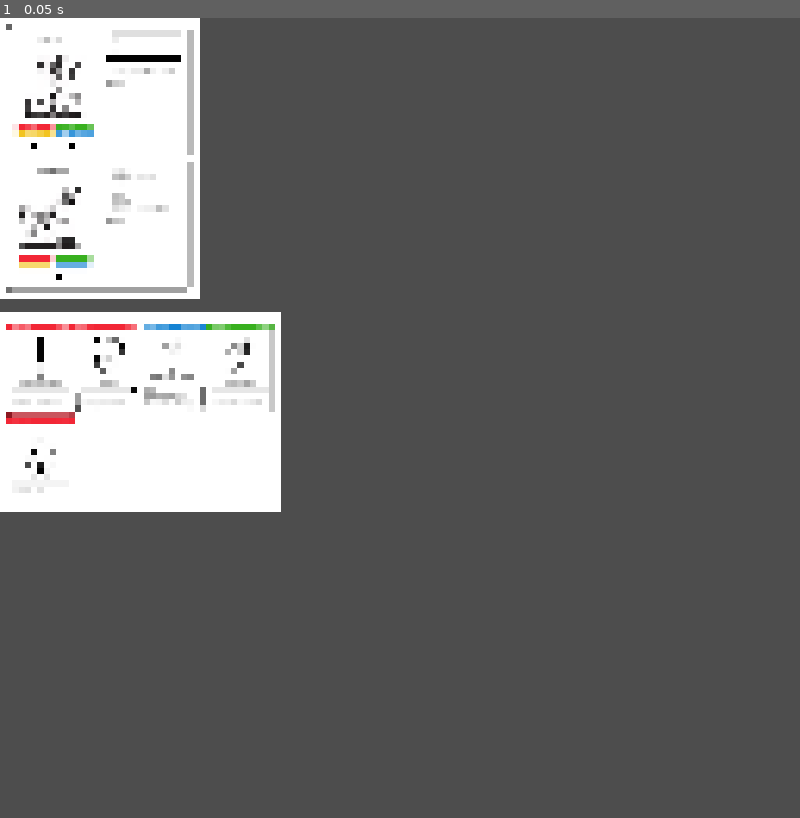
Above: before the commit, frame 1.
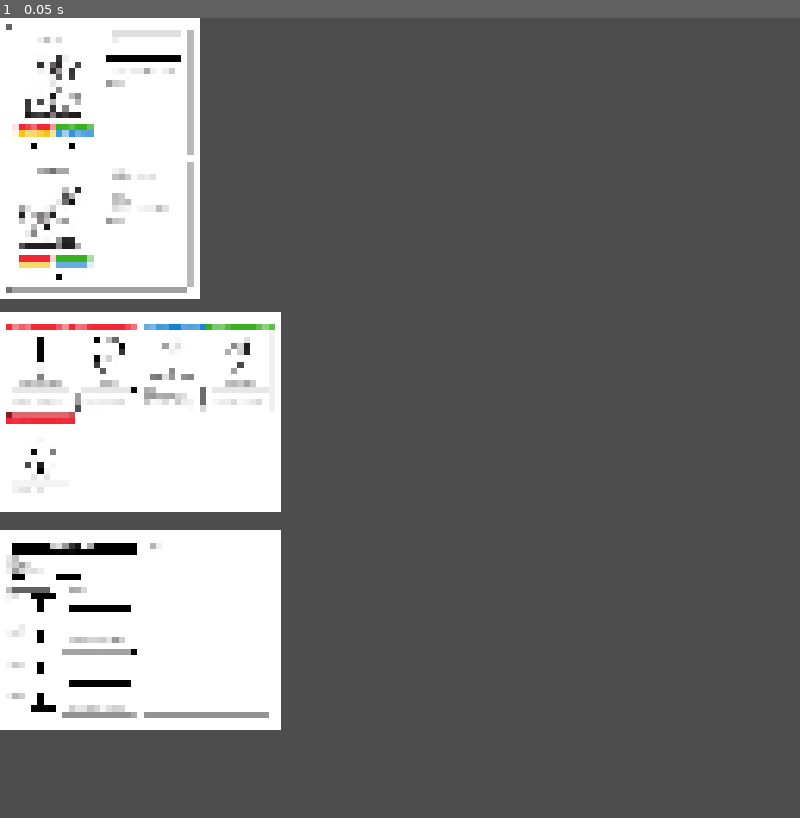
Above: after the commit, the same moment.

Repository: Paraldos/rpg-cards
Game: Godot game, scene res://content.tscn
Two runs of this game, one before a commit and one after it. Both use one fixed random seed, a clock stepped at 60 frames per second and the inputs below. This scene is started directly instead of the project's main scene.
Inputs:
- Up to frame 1 (0.05 s): no input

The runs differ from the first frame. In frame 1, 8.8% of the frame differs, in the area x 0-36%, y 39-89%.

Commit message:
updated rpg card

Diff:
--- /dev/null
+++ b/alt_character_sheet/alt_character_sheet.tscn
@@ -0,0 +1,207 @@
+[gd_scene format=3 uid="uid://bek6jl200uatt"]
+
+[ext_resource type="Theme" uid="uid://boyufawc1em0m" path="res://base_theme.tres" id="1_iflrd"]
+[ext_resource type="Script" uid="uid://bsk1r3o6d13p7" path="res://a4/a_4_page.gd" id="1_w25sm"]
+[ext_resource type="FontFile" uid="uid://b7iv3pvru7f5b" path="res://Bangers-Regular.ttf" id="3_1brag"]
+[ext_resource type="PackedScene" uid="uid://b0a8c2vk8db0b" path="res://alt_character_sheet/info_line.tscn" id="3_pdhkf"]
+[ext_resource type="PackedScene" uid="uid://cjla8rd15tkw4" path="res://alt_character_sheet/info_line_2.tscn" id="5_b634a"]
+[ext_resource type="PackedScene" uid="uid://degwdb6eeyw5l" path="res://alt_character_sheet/merkmal.tscn" id="5_twcs2"]
+[ext_resource type="PackedScene" uid="uid://bh1818ohxvxd5" path="res://alt_character_sheet/skills.tscn" id="6_1brag"]
+
+[sub_resource type="StyleBoxFlat" id="StyleBoxFlat_6q4qt"]
+content_margin_top = 5.0
+content_margin_bottom = 5.0
+bg_color = Color(0, 0, 0, 1)
+
+[node name="A4Page" type="ColorRect" unique_id=595310726]
+custom_minimum_size = Vector2(1754, 1240)
+custom_maximum_size = Vector2(1754, 1240)
+offset_right = 1754.0
+offset_bottom = 1240.0
+theme = ExtResource("1_iflrd")
+script = ExtResource("1_w25sm")
+metadata/_custom_type_script = "uid://bsk1r3o6d13p7"
+
+[node name="MarginContainer" type="MarginContainer" parent="." unique_id=2122189714]
+layout_mode = 1
+anchors_preset = 15
+anchor_right = 1.0
+anchor_bottom = 1.0
+grow_horizontal = 2
+grow_vertical = 2
+size_flags_horizontal = 3
+theme_override_constants/margin_left = 60
+theme_override_constants/margin_top = 90
+theme_override_constants/margin_right = 60
+theme_override_constants/margin_bottom = 90
+
+[node name="HBoxContainer" type="HBoxContainer" parent="MarginContainer" unique_id=19390451]
+layout_mode = 2
+theme_override_constants/separation = 50
+
+[node name="CharacterSheet" type="VBoxContainer" parent="MarginContainer/HBoxContainer" unique_id=1452230347]
+layout_mode = 2
+size_flags_horizontal = 3
+theme_override_constants/separation = 0
+
+[node name="Label" type="Label" parent="MarginContainer/HBoxContainer/CharacterSheet" unique_id=206705136]
+layout_mode = 2
+theme_override_colors/font_color = Color(1, 1, 1, 1)
+theme_override_fonts/font = ExtResource("3_1brag")
+theme_override_font_sizes/font_size = 60
+theme_override_styles/normal = SubResource("StyleBoxFlat_6q4qt")
+text = "Bold Legends"
+horizontal_alignment = 1
+
+[node name="InfoLine" parent="MarginContainer/HBoxContainer/CharacterSheet" unique_id=1234288085 instance=ExtResource("3_pdhkf")]
+custom_minimum_size = Vector2(0, 40)
+layout_mode = 2
+label_txt = "Name:"
+
+[node name="InfoLine3" parent="MarginContainer/HBoxContainer/CharacterSheet" unique_id=1485036062 instance=ExtResource("3_pdhkf")]
+custom_minimum_size = Vector2(0, 40)
+layout_mode = 2
+label_txt = "Beschreibung:"
+
+[node name="InfoLine2" parent="MarginContainer/HBoxContainer/CharacterSheet" unique_id=769292550 instance=ExtResource("3_pdhkf")]
+custom_minimum_size = Vector2(0, 40)
+layout_mode = 2
+label_txt = "Schwächen / Traumas:"
+
+[node name="Control" type="Control" parent="MarginContainer/HBoxContainer/CharacterSheet" unique_id=810669519]
+custom_minimum_size = Vector2(0, 20)
+layout_mode = 2
+
+[node name="HBoxContainer2" type="HBoxContainer" parent="MarginContainer/HBoxContainer/CharacterSheet" unique_id=1257467633]
+layout_mode = 2
+
+[node name="Merkmal" parent="MarginContainer/HBoxContainer/CharacterSheet/HBoxContainer2" unique_id=1290268202 instance=ExtResource("5_twcs2")]
+custom_minimum_size = Vector2(0, 40)
+layout_mode = 2
+size_flags_horizontal = 1
+label_txt = "LP"
+
+[node name="Control" type="Control" parent="MarginContainer/HBoxContainer/CharacterSheet/HBoxContainer2" unique_id=1912682290]
+layout_mode = 2
+size_flags_horizontal = 3
+
+[node name="Merkmal2" parent="MarginContainer/HBoxContainer/CharacterSheet/HBoxContainer2" unique_id=52918446 instance=ExtResource("5_twcs2")]
+custom_minimum_size = Vector2(0, 40)
+layout_mode = 2
+size_flags_horizontal = 1
+alignment = 1
+label_txt = "AP"
+amount = 6
+
+[node name="Control2" type="Control" parent="MarginContainer/HBoxContainer/CharacterSheet/HBoxContainer2" unique_id=850408711]
+layout_mode = 2
+size_flags_horizontal = 3
+
+[node name="InfoLine" parent="MarginContainer/HBoxContainer/CharacterSheet/HBoxContainer2" unique_id=91941032 instance=ExtResource("3_pdhkf")]
+custom_minimum_size = Vector2(0, 40)
+layout_mode = 2
+size_flags_stretch_ratio = 3.0
+label_txt = "EP"
+
+[node name="Control2" type="Control" parent="MarginContainer/HBoxContainer/CharacterSheet" unique_id=1611348966]
+custom_minimum_size = Vector2(0, 20)
+layout_mode = 2
+
+[node name="HBoxContainer" type="HBoxContainer" parent="MarginContainer/HBoxContainer/CharacterSheet" unique_id=2058192913]
+layout_mode = 2
+size_flags_vertical = 3
+
+[node name="Skills" parent="MarginContainer/HBoxContainer/CharacterSheet/HBoxContainer" unique_id=853970224 instance=ExtResource("6_1brag")]
+layout_mode = 2
+skills = Array[String](["Bildung", "Charme", "Diebstahl", "Fahren", "Fernkampf", "Gassenwissen", "Geschick", "Kraft", "Medizin", "Willenskraft", "Nahkampf", "Spürsinn", "Überleben", "Schleichen"])
+
+[node name="VSeparator" type="VSeparator" parent="MarginContainer/HBoxContainer/CharacterSheet/HBoxContainer" unique_id=373824847]
+layout_mode = 2
+
+[node name="VBoxContainer4" type="VBoxContainer" parent="MarginContainer/HBoxContainer/CharacterSheet/HBoxContainer" unique_id=361625384]
+layout_mode = 2
+size_flags_horizontal = 3
+
+[node name="VBoxContainer2" type="PanelContainer" parent="MarginContainer/HBoxContainer/CharacterSheet/HBoxContainer/VBoxContainer4" unique_id=540473417]
+layout_mode = 2
+size_flags_horizontal = 3
+size_flags_vertical = 3
+
+[node name="VBoxContainer" type="VBoxContainer" parent="MarginContainer/HBoxContainer/CharacterSheet/HBoxContainer/VBoxContainer4/VBoxContainer2" unique_id=1866945507]
+layout_mode = 2
+
+[node name="Label" type="Label" parent="MarginContainer/HBoxContainer/CharacterSheet/HBoxContainer/VBoxContainer4/VBoxContainer2/VBoxContainer" unique_id=1247020183]
+layout_mode = 2
+text = "Aspekte (+2W)"
+uppercase = true
+
+[node name="InfoLine2" parent="MarginContainer/HBoxContainer/CharacterSheet/HBoxContainer/VBoxContainer4/VBoxContainer2/VBoxContainer" unique_id=370259719 instance=ExtResource("5_b634a")]
+layout_mode = 2
+size_flags_vertical = 3
+
+[node name="InfoLine3" parent="MarginContainer/HBoxContainer/CharacterSheet/HBoxContainer/VBoxContainer4/VBoxContainer2/VBoxContainer" unique_id=1809020228 instance=ExtResource("5_b634a")]
+layout_mode = 2
+
+[node name="InfoLine6" parent="MarginContainer/HBoxContainer/CharacterSheet/HBoxContainer/VBoxContainer4/VBoxContainer2/VBoxContainer" unique_id=2115137864 instance=ExtResource("5_b634a")]
+layout_mode = 2
+
+[node name="InfoLine5" parent="MarginContainer/HBoxContainer/CharacterSheet/HBoxContainer/VBoxContainer4/VBoxContainer2/VBoxContainer" unique_id=2135550987 instance=ExtResource("5_b634a")]
+layout_mode = 2
+
+[node name="InfoLine4" parent="MarginContainer/HBoxContainer/CharacterSheet/HBoxContainer/VBoxContainer4/VBoxContainer2/VBoxContainer" unique_id=551163344 instance=ExtResource("5_b634a")]
+layout_mode = 2
+
+[node name="Label15" type="Label" parent="MarginContainer/HBoxContainer/CharacterSheet/HBoxContainer/VBoxContainer4/VBoxContainer2/VBoxContainer" unique_id=860451361]
+layout_mode = 2
+theme_override_font_sizes/font_size = 12
+text = "Aspekte beschreiben besondere Fähigkeiten oder Fachgebiete, etwa Archäologe oder Fliegerass. Sie können aber auch übernatürliche Kräfte wie Superstärke oder Telepathie verkörpern."
+autowrap_mode = 3
+
+[node name="VBoxContainer3" type="PanelContainer" parent="MarginContainer/HBoxContainer/CharacterSheet/HBoxContainer/VBoxContainer4" unique_id=1261824447]
+layout_mode = 2
+size_flags_horizontal = 3
+size_flags_vertical = 3
+
+[node name="VBoxContainer" type="VBoxContainer" parent="MarginContainer/HBoxContainer/CharacterSheet/HBoxContainer/VBoxContainer4/VBoxContainer3" unique_id=577186436]
+layout_mode = 2
+
+[node name="Label" type="Label" parent="MarginContainer/HBoxContainer/CharacterSheet/HBoxContainer/VBoxContainer4/VBoxContainer3/VBoxContainer" unique_id=125153503]
+layout_mode = 2
+text = "Ressourcen (+2W)"
+uppercase = true
+
+[node name="InfoLine2" parent="MarginContainer/HBoxContainer/CharacterSheet/HBoxContainer/VBoxContainer4/VBoxContainer3/VBoxContainer" unique_id=1889552193 instance=ExtResource("5_b634a")]
+layout_mode = 2
+size_flags_vertical = 3
+
+[node name="InfoLine3" parent="MarginContainer/HBoxContainer/CharacterSheet/HBoxContainer/VBoxContainer4/VBoxContainer3/VBoxContainer" unique_id=1376750874 instance=ExtResource("5_b634a")]
+layout_mode = 2
+
+[node name="InfoLine5" parent="MarginContainer/HBoxContainer/CharacterSheet/HBoxContainer/VBoxContainer4/VBoxContainer3/VBoxContainer" unique_id=2060785517 instance=ExtResource("5_b634a")]
+layout_mode = 2
+
+[node name="InfoLine6" parent="MarginContainer/HBoxContainer/CharacterSheet/HBoxContainer/VBoxContainer4/VBoxContainer3/VBoxContainer" unique_id=468655216 instance=ExtResource("5_b634a")]
+layout_mode = 2
+
+[node name="InfoLine4" parent="MarginContainer/HBoxContainer/CharacterSheet/HBoxContainer/VBoxContainer4/VBoxContainer3/VBoxContainer" unique_id=515801606 instance=ExtResource("5_b634a")]
+layout_mode = 2
+
+[node name="Label16" type="Label" parent="MarginContainer/HBoxContainer/CharacterSheet/HBoxContainer/VBoxContainer4/VBoxContainer3/VBoxContainer" unique_id=1526284761]
+layout_mode = 2
+theme_override_font_sizes/font_size = 12
+text = "Ressourcen sind markante Gegenstände, Kontakte oder andere Mittel, auf die dein Held dauerhaft Zugriff hat, etwa eine Tommy Gun, Dynamit, Kontakte zur Polizei oder ein gewaltiges Vermögen."
+autowrap_mode = 3
+
+[node name="Control" type="PanelContainer" parent="MarginContainer/HBoxContainer" unique_id=1888395777]
+layout_mode = 2
+size_flags_horizontal = 3
+size_flags_vertical = 3
+
+[node name="VBoxContainer" type="VBoxContainer" parent="MarginContainer/HBoxContainer/Control" unique_id=114267985]
+layout_mode = 2
+
+[node name="Label" type="Label" parent="MarginContainer/HBoxContainer/Control/VBoxContainer" unique_id=1084750000]
+layout_mode = 2
+size_flags_vertical = 3
+text = "Notizen"
+uppercase = true
--- /dev/null
+++ b/alt_character_sheet/attribut.gd
@@ -0,0 +1,16 @@
+@tool
+extends HBoxContainer
+
+@onready var label: Label = $Label
+@export var label_txt: String = "":
+	set(value):
+		label_txt = value
+		_update()
+
+func _ready() -> void:
+	_update()
+
+func _update() -> void:
+	if not is_node_ready():
+		return
+	label.text = label_txt
--- /dev/null
+++ b/alt_character_sheet/attribut.tscn
@@ -0,0 +1,51 @@
+[gd_scene format=3 uid="uid://cqmftbh5uj3r1"]
+
+[ext_resource type="Theme" uid="uid://boyufawc1em0m" path="res://base_theme.tres" id="1_wq4he"]
+[ext_resource type="Script" uid="uid://c3qu2kd7i063t" path="res://alt_character_sheet/attribut.gd" id="2_042ph"]
+[ext_resource type="PackedScene" uid="uid://cv7xs5vsfjgv1" path="res://alt_character_sheet/box.tscn" id="3_yg3wv"]
+
+[node name="Attribut" type="HBoxContainer" unique_id=412544864]
+size_flags_horizontal = 3
+size_flags_vertical = 3
+theme = ExtResource("1_wq4he")
+theme_override_constants/separation = 15
+script = ExtResource("2_042ph")
+
+[node name="Label" type="Label" parent="." unique_id=341772332]
+layout_mode = 2
+size_flags_horizontal = 3
+theme_override_font_sizes/font_size = 16
+
+[node name="VBoxContainer3" type="VBoxContainer" parent="." unique_id=1019825403]
+modulate = Color(0, 0, 0, 1)
+layout_mode = 2
+theme_override_constants/separation = -18
+
+[node name="HBoxContainer" type="GridContainer" parent="VBoxContainer3" unique_id=1944327150]
+layout_mode = 2
+theme_override_constants/h_separation = 2
+theme_override_constants/v_separation = 2
+columns = 9
+
+[node name="CenterContainer" parent="VBoxContainer3/HBoxContainer" unique_id=1351700141 instance=ExtResource("3_yg3wv")]
+layout_mode = 2
+on = true
+
+[node name="CenterContainer5" parent="VBoxContainer3/HBoxContainer" unique_id=1147412953 instance=ExtResource("3_yg3wv")]
+layout_mode = 2
+
+[node name="CenterContainer6" parent="VBoxContainer3/HBoxContainer" unique_id=348879929 instance=ExtResource("3_yg3wv")]
+layout_mode = 2
+
+[node name="Control" type="Control" parent="VBoxContainer3/HBoxContainer" unique_id=1531911209]
+custom_minimum_size = Vector2(5, 0)
+layout_mode = 2
+
+[node name="CenterContainer7" parent="VBoxContainer3/HBoxContainer" unique_id=1478666816 instance=ExtResource("3_yg3wv")]
+layout_mode = 2
+
+[node name="CenterContainer8" parent="VBoxContainer3/HBoxContainer" unique_id=473702614 instance=ExtResource("3_yg3wv")]
+layout_mode = 2
+
+[node name="CenterContainer2" parent="VBoxContainer3/HBoxContainer" unique_id=440422810 instance=ExtResource("3_yg3wv")]
+layout_mode = 2
--- /dev/null
+++ b/alt_character_sheet/box.gd
@@ -0,0 +1,16 @@
+@tool
+extends PanelContainer
+
+@onready var center: ColorRect = $Center
+@export var on := false:
+	set(value):
+		on = value
+		_update()
+
+func _ready() -> void:
+	_update()
+
+func _update() -> void:
+	if not is_node_ready():
+		return
+	center.visible = on
--- /dev/null
+++ b/alt_character_sheet/box.tscn
@@ -0,0 +1,22 @@
+[gd_scene format=3 uid="uid://cv7xs5vsfjgv1"]
+
+[ext_resource type="Script" uid="uid://bwbipep58lon6" path="res://alt_character_sheet/box.gd" id="1_q44wb"]
+
+[sub_resource type="StyleBoxFlat" id="StyleBoxFlat_0kc5u"]
+bg_color = Color(1, 1, 1, 0)
+border_width_left = 2
+border_width_top = 2
+border_width_right = 2
+border_width_bottom = 2
+border_color = Color(1, 1, 1, 1)
+
+[node name="Box" type="PanelContainer" unique_id=1147412953]
+custom_minimum_size = Vector2(24, 24)
+offset_right = 24.0
+offset_bottom = 24.0
+theme_override_styles/panel = SubResource("StyleBoxFlat_0kc5u")
+script = ExtResource("1_q44wb")
+
+[node name="Center" type="ColorRect" parent="." unique_id=1179695743]
+visible = false
+layout_mode = 2
--- /dev/null
+++ b/alt_character_sheet/info_line.gd
@@ -0,0 +1,17 @@
+@tool
+extends HBoxContainer
+
+@onready var info_name: Label = %InfoName
+
+@export var label_txt: String = "":
+	set(value):
+		label_txt = value
+		_update()
+
+func _ready() -> void:
+	_update()
+
+func _update() -> void:
+	if not is_node_ready():
+		return
+	info_name.text = label_txt
--- /dev/null
+++ b/alt_character_sheet/info_line.tscn
@@ -0,0 +1,30 @@
+[gd_scene format=3 uid="uid://b0a8c2vk8db0b"]
+
+[ext_resource type="Script" uid="uid://bhe210gf4eri1" path="res://alt_character_sheet/info_line.gd" id="1_qat74"]
+
+[sub_resource type="StyleBoxFlat" id="StyleBoxFlat_0kc5u"]
+bg_color = Color(1, 1, 1, 0)
+border_width_bottom = 2
+border_color = Color(0, 0, 0, 1)
+
+[node name="InfoLine" type="HBoxContainer" unique_id=1234288085]
+offset_right = 1027.0
+offset_bottom = 128.0
+size_flags_horizontal = 3
+alignment = 2
+script = ExtResource("1_qat74")
+
+[node name="InfoName" type="Label" parent="." unique_id=1100507296]
+unique_name_in_owner = true
+layout_mode = 2
+size_flags_vertical = 1
+vertical_alignment = 2
+
+[node name="Underscore" type="Label" parent="." unique_id=650328584]
+unique_name_in_owner = true
+layout_mode = 2
+size_flags_horizontal = 3
+size_flags_vertical = 1
+theme_override_styles/normal = SubResource("StyleBoxFlat_0kc5u")
+horizontal_alignment = 2
+vertical_alignment = 1
--- /dev/null
+++ b/alt_character_sheet/info_line_2.gd
@@ -0,0 +1,17 @@
+@tool
+extends Control
+
+@onready var label_2: Label = $Label2
+
+@export var label_txt: String = "":
+	set(value):
+		label_txt = value
+		_update()
+
+func _ready() -> void:
+	_update()
+
+func _update() -> void:
+	if not is_node_ready():
+		return
+	label_2.text = label_txt
--- /dev/null
+++ b/alt_character_sheet/info_line_2.tscn
@@ -0,0 +1,36 @@
+[gd_scene format=3 uid="uid://cjla8rd15tkw4"]
+
+[ext_resource type="Script" uid="uid://c3sp0e08g2t2g" path="res://alt_character_sheet/info_line_2.gd" id="1_vaqww"]
+
+[sub_resource type="StyleBoxLine" id="StyleBoxLine_0kc5u"]
+thickness = 2
+
+[node name="InfoLine2" type="Control" unique_id=370259719]
+custom_minimum_size = Vector2(35, 35)
+layout_mode = 3
+anchors_preset = 0
+offset_right = 243.0
+offset_bottom = 35.0
+script = ExtResource("1_vaqww")
+
+[node name="Label2" type="Label" parent="." unique_id=1259707880]
+custom_minimum_size = Vector2(0, 25)
+layout_mode = 1
+anchors_preset = 2
+anchor_top = 1.0
+anchor_bottom = 1.0
+offset_top = -17.0
+offset_right = 53.0
+grow_vertical = 0
+text = "Beruf:"
+
+[node name="HSeparator" type="HSeparator" parent="." unique_id=433059777]
+layout_mode = 1
+anchors_preset = 12
+anchor_top = 1.0
+anchor_right = 1.0
+anchor_bottom = 1.0
+offset_top = -4.0
+grow_horizontal = 2
+grow_vertical = 0
+theme_override_styles/separator = SubResource("StyleBoxLine_0kc5u")
--- /dev/null
+++ b/alt_character_sheet/merkmal.gd
@@ -0,0 +1,32 @@
+@tool
+extends HBoxContainer
+
+@onready var label: Label = $Label
+@onready var box_container: GridContainer = $BoxContainer
+const BOX = preload("uid://cv7xs5vsfjgv1")
+
+@export var label_txt: String = "":
+	set(value):
+		label_txt = value
+		_update()
+@export_range(0, 20) var amount: int = 6:
+	set(value):
+		amount = value
+		_update()
+
+func _ready() -> void:
+	_update()
+
+func _update() -> void:
+	if not is_node_ready():
+		return
+	label.text = label_txt
+	for child in box_container.get_children():
+		child.queue_free()
+	for i in amount:
+		if i > 0 and i % 3 == 0:
+			var spacer := Control.new()
+			spacer.custom_minimum_size.x = 10
+			box_container.add_child(spacer)
+		var box = BOX.instantiate()
+		box_container.add_child(box)
--- /dev/null
+++ b/alt_character_sheet/merkmal.tscn
@@ -0,0 +1,23 @@
+[gd_scene format=3 uid="uid://degwdb6eeyw5l"]
+
+[ext_resource type="Script" uid="uid://puhx7vrp542k" path="res://alt_character_sheet/merkmal.gd" id="1_5ve4h"]
+
+[node name="Merkmal" type="HBoxContainer" unique_id=1290268202]
+offset_right = 306.0
+offset_bottom = 59.0
+size_flags_horizontal = 3
+theme_override_constants/separation = 15
+script = ExtResource("1_5ve4h")
+label_txt = "Test"
+amount = 3
+
+[node name="Label" type="Label" parent="." unique_id=1676833527]
+layout_mode = 2
+text = "Test"
+
+[node name="BoxContainer" type="GridContainer" parent="." unique_id=569989060]
+modulate = Color(0, 0, 0, 1)
+layout_mode = 2
+size_flags_horizontal = 10
+size_flags_vertical = 4
+columns = 12
--- /dev/null
+++ b/alt_character_sheet/skill.tscn
@@ -0,0 +1,85 @@
+[gd_scene format=3 uid="uid://i2s2udphxnrr"]
+
+[ext_resource type="Theme" uid="uid://boyufawc1em0m" path="res://base_theme.tres" id="1_uh70n"]
+[ext_resource type="Script" uid="uid://c3qu2kd7i063t" path="res://alt_character_sheet/attribut.gd" id="2_hetvr"]
+
+[node name="Skill" type="HBoxContainer" unique_id=412544864]
+theme = ExtResource("1_uh70n")
+theme_override_constants/separation = 5
+script = ExtResource("2_hetvr")
+
+[node name="Label" type="Label" parent="." unique_id=341772332]
+custom_minimum_size = Vector2(150, 0)
+layout_mode = 2
+text = "Test 123"
+
+[node name="CenterContainer" type="CenterContainer" parent="." unique_id=818200432]
+custom_minimum_size = Vector2(25, 25)
+layout_mode = 2
+
+[node name="Control" type="Control" parent="CenterContainer" unique_id=219948534]
+layout_mode = 2
+
+[node name="Polygon2D" type="Polygon2D" parent="CenterContainer/Control" unique_id=1393158214]
+color = Color(0, 0, 0, 1)
+polygon = PackedVector2Array(-12, 0, 0, -12, 12, 0, 0, 12)
+
+[node name="Line2D" type="Line2D" parent="CenterContainer/Control" unique_id=2038451602]
+points = PackedVector2Array(-12, 0, 0, -12, 12, 0, 0, 12)
+closed = true
+width = 2.0
+default_color = Color(0, 0, 0, 1)
+
+[node name="CenterContainer2" type="CenterContainer" parent="." unique_id=618886047]
+custom_minimum_size = Vector2(25, 25)
+layout_mode = 2
+
+[node name="Control" type="Control" parent="CenterContainer2" unique_id=997887150]
+layout_mode = 2
+
+[node name="Polygon2D" type="Polygon2D" parent="CenterContainer2/Control" unique_id=537686949]
+visible = false
+color = Color(0.38431373, 0.2509804, 0.14509805, 1)
+polygon = PackedVector2Array(-12, 0, 0, -12, 12, 0, 0, 12)
+
+[node name="Line2D" type="Line2D" parent="CenterContainer2/Control" unique_id=1963187619]
+points = PackedVector2Array(-12, 0, 0, -12, 12, 0, 0, 12)
+closed = true
+width = 2.0
+default_color = Color(0, 0, 0, 1)
+
+[node name="CenterContainer3" type="CenterContainer" parent="." unique_id=1599837966]
+custom_minimum_size = Vector2(25, 25)
+layout_mode = 2
+
+[node name="Control" type="Control" parent="CenterContainer3" unique_id=1527456808]
+layout_mode = 2
+
+[node name="Polygon2D" type="Polygon2D" parent="CenterContainer3/Control" unique_id=613966782]
+visible = false
+color = Color(0.38431373, 0.2509804, 0.14509805, 1)
+polygon = PackedVector2Array(-12, 0, 0, -12, 12, 0, 0, 12)
+
+[node name="Line2D" type="Line2D" parent="CenterContainer3/Control" unique_id=271944849]
+points = PackedVector2Array(-12, 0, 0, -12, 12, 0, 0, 12)
+closed = true
+width = 2.0
+default_color = Color(0, 0, 0, 1)
+
+[node name="CenterContainer4" type="CenterContainer" parent="." unique_id=1757773620]
+custom_minimum_size = Vector2(25, 25)
+layout_mode = 2
+
+[node name="Control" type="Control" parent="CenterContainer4" unique_id=97162960]
+layout_mode = 2
+
+[node name="Polygon2D" type="Polygon2D" parent="CenterContainer4/Control" unique_id=1124844497]
+visible = false
+color = Color(0.38431373, 0.2509804, 0.14509805, 1)
+polygon = PackedVector2Array(-12, 0, 0, -12, 12, 0, 0, 12)
+
+[node name="Line2D" type="Line2D" parent="CenterContainer4/Control" unique_id=1631527745]
+points = PackedVector2Array(-12, 0, 0, -12, 12, 0, 0, 12)
+closed = true
+width = 2.0
+default_color = Color(0, 0, 0, 1)
--- /dev/null
+++ b/alt_character_sheet/skills.gd
@@ -0,0 +1,28 @@
+@tool
+extends VBoxContainer
+@onready var skills_container: VBoxContainer = $SkillsContainer
+const ATTRIBUT = preload("uid://cqmftbh5uj3r1")
+@export var skills: Array[String] = []:
+	set(value):
+		skills = value
+		_update()
+
+func _ready() -> void:
+	_update()
+
+func _update() -> void:
+	if not is_node_ready():
+		return
+	for child in skills_container.get_children():
+		child.queue_free()
+
+	var sorted_skills := skills.duplicate()
+	sorted_skills.sort()
+	for skill in sorted_skills:
+		var attribut = ATTRIBUT.instantiate()
+		attribut.label_txt = skill
+		skills_container.add_child(attribut)
+	for i in 2:
+		var attribut = ATTRIBUT.instantiate()
+		attribut.label_txt = ""
+		skills_container.add_child(attribut)
--- /dev/null
+++ b/alt_character_sheet/skills.tscn
@@ -0,0 +1,31 @@
+[gd_scene format=3 uid="uid://bh1818ohxvxd5"]
+
+[ext_resource type="Script" uid="uid://bqtrkbqthsqy8" path="res://alt_character_sheet/skills.gd" id="1_4eih1"]
+
+[sub_resource type="StyleBoxFlat" id="StyleBoxFlat_1brag"]
+content_margin_left = 15.0
+content_margin_top = 4.0
+content_margin_right = 15.0
+content_margin_bottom = 2.0
+bg_color = Color(0, 0, 0, 1)
+corner_radius_bottom_right = 30
+corner_detail = 1
+
+[node name="Skills" type="VBoxContainer" unique_id=853970224]
+custom_minimum_size = Vector2(250, 0)
+size_flags_horizontal = 0
+theme_override_constants/separation = 15
+script = ExtResource("1_4eih1")
+
+[node name="Label" type="Label" parent="." unique_id=1464914334]
+layout_mode = 2
+theme_override_colors/font_color = Color(1, 1, 1, 1)
+theme_override_font_sizes/font_size = 24
+theme_override_styles/normal = SubResource("StyleBoxFlat_1brag")
+text = "Fertigkeiten"
+uppercase = true
+
+[node name="SkillsContainer" type="VBoxContainer" parent="." unique_id=752603393]
+layout_mode = 2
+size_flags_vertical = 3
+theme_override_constants/separation = 10
--- a/base_theme.tres
+++ b/base_theme.tres
@@ -11,10 +11,10 @@
 content_margin_right = 20.0
 content_margin_bottom = 20.0
 bg_color = Color(1, 1, 1, 1)
-border_width_left = 4
-border_width_top = 4
-border_width_right = 4
-border_width_bottom = 4
+border_width_left = 3
+border_width_top = 3
+border_width_right = 3
+border_width_bottom = 3
 border_color = Color(0, 0, 0, 1)
 corner_radius_top_left = 10
 corner_radius_top_right = 10
--- a/content.tscn
+++ b/content.tscn
@@ -9,6 +9,7 @@
 [ext_resource type="Resource" uid="uid://dj03i2emeffv8" path="res://cards/bronze_pushwand.tres" id="7_uryp3"]
 [ext_resource type="Resource" uid="uid://c7m84kdosnsba" path="res://cards/bronze_thieves_tools.tres" id="8_uryp3"]
 [ext_resource type="Resource" uid="uid://dhuahqiij6fpq" path="res://cards/bronze_healing_potion.tres" id="9_qwdn5"]
+[ext_resource type="PackedScene" uid="uid://bek6jl200uatt" path="res://alt_character_sheet/alt_character_sheet.tscn" id="10_356ut"]
 
 [node name="Content" type="CanvasLayer" unique_id=1579395896]
 
@@ -117,3 +118,9 @@
 size_flags_horizontal = 3
 size_flags_vertical = 3
 card = ExtResource("9_qwdn5")
+
+[node name="GridContainer3" type="GridContainer" parent="VBoxContainer" unique_id=1153237916]
+layout_mode = 2
+
+[node name="A4Page" parent="VBoxContainer/GridContainer3" unique_id=595310726 instance=ExtResource("10_356ut")]
+layout_mode = 2
Binary file added: Bangers-Regular.ttf
Not shown, added: Bangers-Regular.ttf.import
Not shown, added: alt_character_sheet/attribut.gd.uid
Not shown, added: alt_character_sheet/box.gd.uid
Not shown, added: alt_character_sheet/info_line.gd.uid
Not shown, added: alt_character_sheet/info_line_2.gd.uid
Not shown, added: alt_character_sheet/merkmal.gd.uid
Not shown, added: alt_character_sheet/skills.gd.uid
Binary file added: results/A4Page.png
Not shown, added: results/A4Page.png.import
